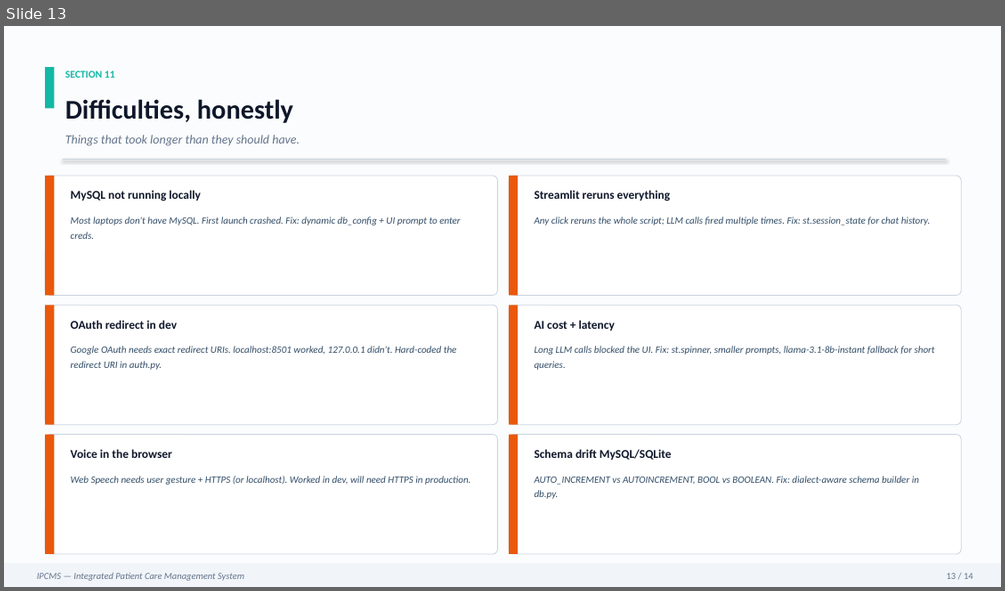
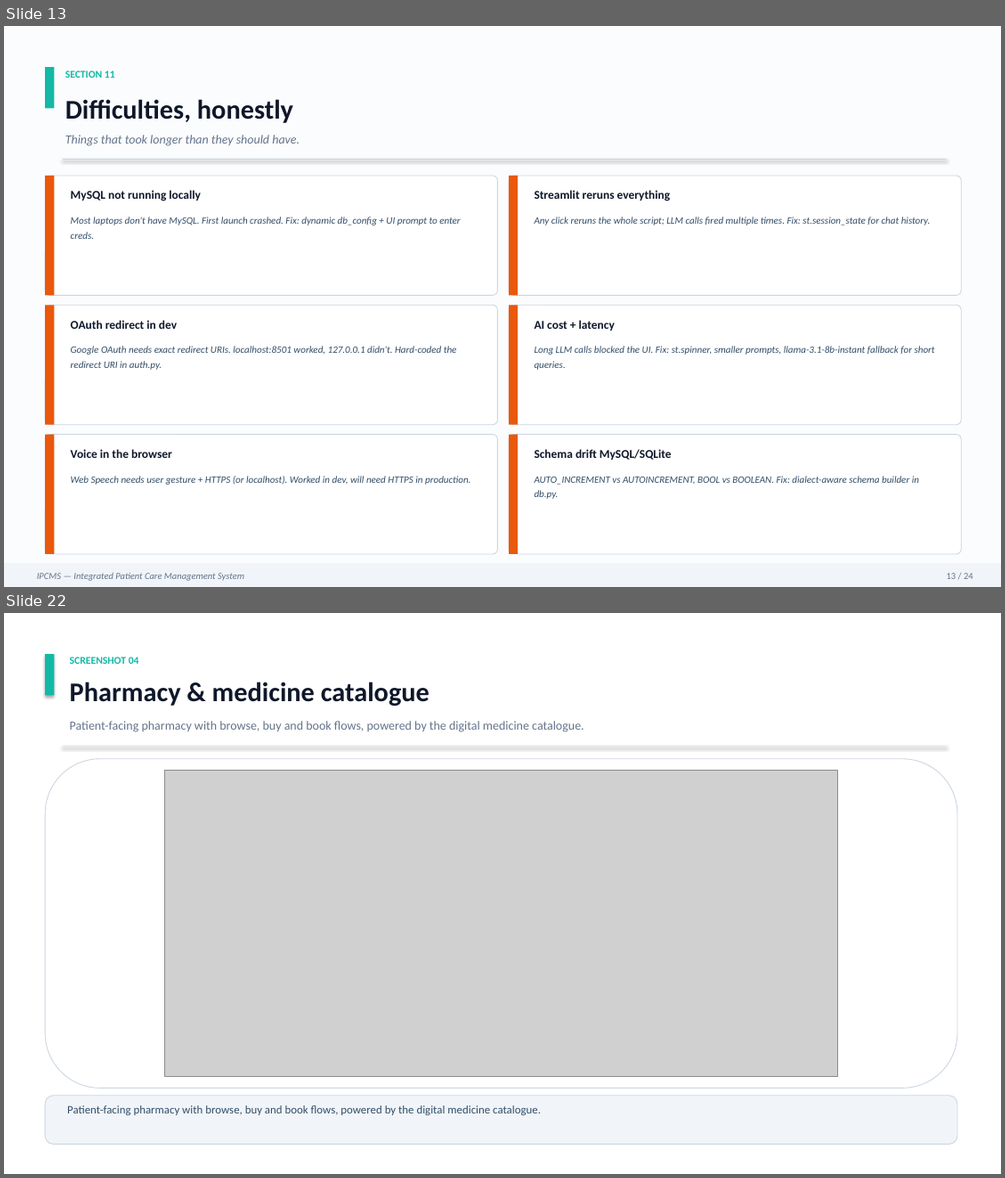
Before and after one commit to Nikhil27092006/Integrated-Patient-Care-Management-System-, a slide deck: IPCMS_v2.pptx. Shown one above the other, each under a label of ours: slide 13 before the commit, slides 13 and 22 after it; the slides between them are not shown. The pictures are 1005x591 and 1005x1178 pixels, drawn with LibreOffice and Linux fonts; fonts in the diff are those of the drawing; grey boxes stand for pictures. Boxes give left, top, right and bottom in pixels: in the first picture for what was removed or moved away, otherwise in the second. Text is boxed around its words. In the diff, an @@ line names an element or a change of style, - is before the commit and + after.

```diff
--- a/IPCMS_v2.pptx
+++ b/IPCMS_v2.pptx
@@ slide 22 added at bbox=[4, 613, 1001, 1174], background #FFFFFF @@
@@ rectangle added at bbox=[45, 654, 54, 695], fill #14B8A6 @@
@@ text added at bbox=[70, 657, 139, 664], 10 pt, text #14B8A6, bold @@
+SCREENSHOT 04
@@ text added at bbox=[70, 682, 429, 706], 26 pt, text #0F172A, bold @@
+Pharmacy & medicine catalogue
@@ text added at bbox=[70, 721, 584, 732], 12 pt, text #64748B @@
+Patient-facing pharmacy with browse, buy and book flows, powered by the digital medicine catalogue.
@@ rounded rectangle added at bbox=[45, 759, 957, 1088], fill #FFFFFF, outline #CBD5E1 0.75 pt @@
@@ line added from (63, 747) to (947, 747), #E2E8F0 0.75 pt @@
@@ picture added at bbox=[165, 770, 837, 1077] @@
@@ rounded rectangle added at bbox=[45, 1095, 957, 1144], fill #F1F5F9, outline #CBD5E1 0.75 pt @@
@@ text added at bbox=[67, 1105, 541, 1115], 11 pt, text #334E68 @@
+Patient-facing pharmacy with browse, buy and book flows, powered by the digital medicine catalogue.
```
Also in this commit, not shown: 13 other slides changed, 9 other slides added, 11 other files.
